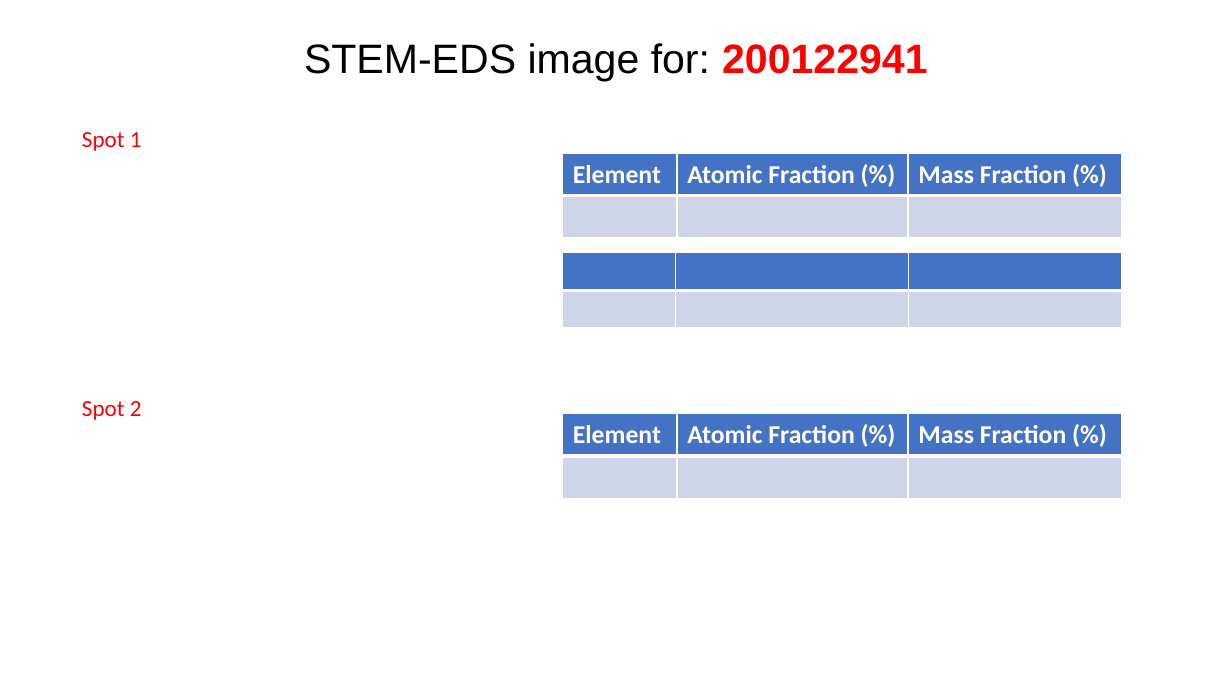
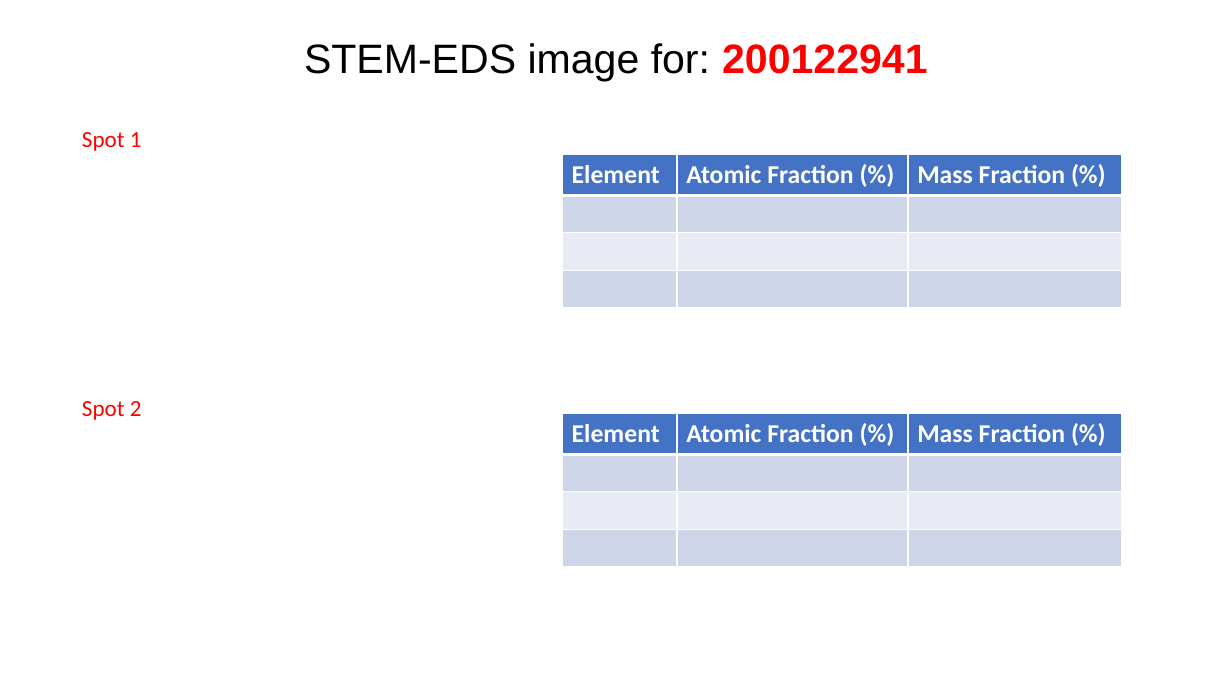
Before and after one commit to cvrl10/mini_project, a slide deck: slide 5 of 100040000/_100040000.pptx (slide 6 before the commit). Drawn at 1232x693 pixels with LibreOffice and Linux fonts; fonts in the diff are those of the drawing. Boxes give left, top, right and bottom in pixels: in the first picture for what was removed or moved away, otherwise in the second. Text is boxed around its words. In the diff, an @@ line names an element or a change of style, - is before the commit and + after.

```diff
--- a/100040000/_100040000.pptx
+++ b/100040000/_100040000.pptx
@@ table removed at <box>563,153,1122,238</box>, 2 rows, 3 columns @@
-Element | Atomic Fraction (%) | Mass Fraction (%)
- |  | 
@@ table added at <box>563,154,1122,304</box>, 4 rows, 3 columns @@
+Element | Atomic Fraction (%) | Mass Fraction (%)
+ |  | 
+ |  | 
+ |  | 
@@ table removed at <box>563,253,1122,328</box>, 2 rows, 3 columns @@
- |  | 
- |  | 
@@ table removed at <box>563,414,1122,498</box>, 2 rows, 3 columns @@
-Element | Atomic Fraction (%) | Mass Fraction (%)
- |  | 
@@ table added at <box>563,414,1122,564</box>, 4 rows, 3 columns @@
+Element | Atomic Fraction (%) | Mass Fraction (%)
+ |  | 
+ |  | 
+ |  | 
```
Also in this commit, not shown: 3 other slides changed, 1 slide removed, 2 other files.
